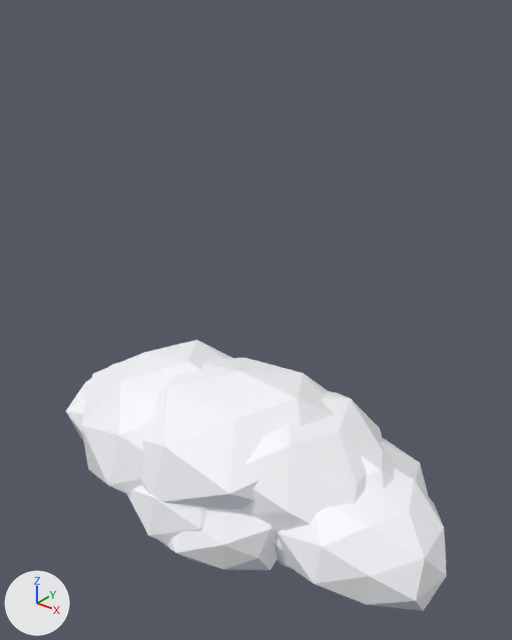
One commit to the glTF model assets/models/nature.glb: the scene before it, then after it.
Both versions are drawn from a 50 mm camera at (4.91, -5.83, 5.82) aimed at (0.22, 0.04, 2.19). Lighting does not change. The marker at lower left points along +X, +Y and +Z. The picture after the commit comes second.

Objects in the first picture: 'nat_cloud0', 'nat_cloud1'.
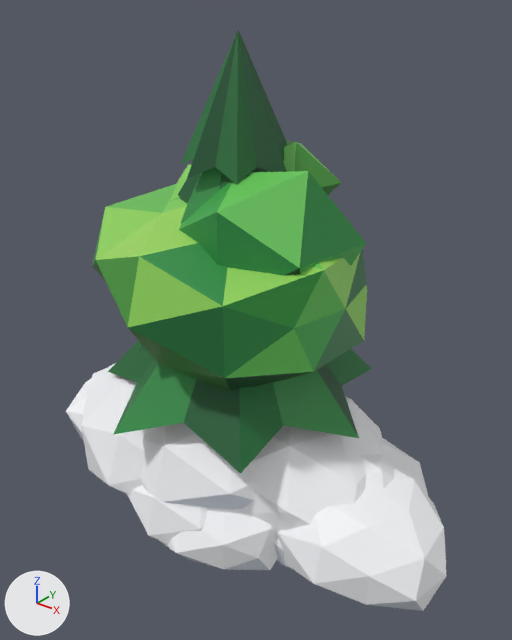
Edits to the scene script, one JSON object a line:
```json
{"op": "add", "block": "me_nat_pinecanopy", "code": ["me_nat_pinecanopy = bpy.data.meshes.new('nat_pineCanopy')", "me_nat_pinecanopy.from_pydata(...)  # 64 vertices, 112 faces; spans x -1.57..1.75, y -1.7..1.7, z 1.23..5.35", "me_nat_pinecanopy.materials.append(mat_defaultmaterial_012)"]}
{"op": "add", "block": "me_nat_deccanopy", "code": ["me_nat_deccanopy = bpy.data.meshes.new('nat_decCanopy')", "me_nat_deccanopy.from_pydata(...)  # 90 vertices, 160 faces; spans x -1.61..1.48, y -1.71..1.68, z 1.59..4.22", "me_nat_deccanopy.materials.append(mat_defaultmaterial_003)"]}
{"op": "add", "block": "ob_nat_pinecanopy", "code": ["ob_nat_pinecanopy = bpy.data.objects.new('nat_pineCanopy', me_nat_pinecanopy)", "ob_nat_pinecanopy.location = (0.0, 0.0, 0.0)"]}
{"op": "add", "block": "ob_nat_deccanopy", "code": ["ob_nat_deccanopy = bpy.data.objects.new('nat_decCanopy', me_nat_deccanopy)", "ob_nat_deccanopy.location = (0.0, 0.0, 0.0)"]}
```

Pixel boxes (x1, y1, x2, y2) of what changed, in the pictures (512 x 640 px):
```json
{"object": "nat_decCanopy", "change": "added", "after": [92, 141, 367, 390], "on screen": "green"}
{"object": "nat_pineCanopy", "change": "added", "after": [108, 30, 372, 474], "on screen": "green"}
```
